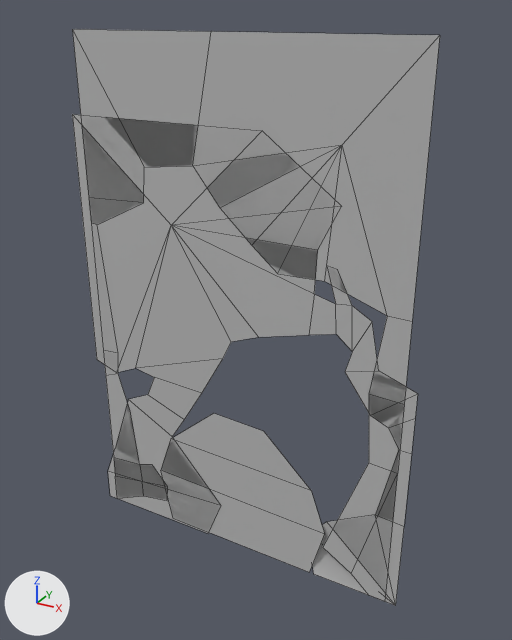
Two versions of the FBX model Assets/Art/Environments/WalnutGrove/2D_WG/MDL_WG_Planes.fbx, one commit apart.
Camera for both pictures: a camera (50 mm lens) standing at (9.11, -15.42, 15.68) and looking at (0.38, 0.46, 7.75). Every picture has the same lights, and +X, +Y and +Z are marked at lower left. Mesh edges are drawn as thin lines. Where no turn or scale is listed for an object, it has been applied to the vertices.

Names of what the first picture shows: 'MDL_WG_BushP', 'MDL_WG_FrontP', 'MDL_WG_MiddleP'.
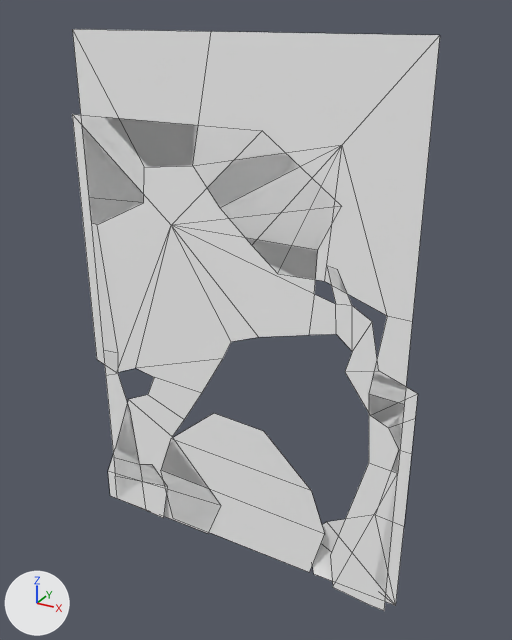
The change, as JSON lines over the scene's bpy script:
```json
{"op": "add", "block": "mat_mat_wg_planes1", "code": ["mat_mat_wg_planes1 = principled_material('MAT_WG_Planes1')", "mat_mat_wg_planes1.base_color = (1.0, 1.0, 1.0)  # white #ffffff"]}
{"block": "me_mesh_002", "where": "me_mesh_002.from_pydata(...)  # 45 vertices, 27 faces; spans x -5.2..5.2, y 0.0..0.31, z 0.0..12.99"}
{"op": "remove", "block": "me_mesh_002", "code": "me_mesh_002.materials.append(mat_mat_wg_planes)  # grey #bcbcbc"}
{"op": "add", "block": "me_mesh_002", "code": "me_mesh_002.materials.append(mat_mat_wg_planes1)  # white #ffffff"}
{"block": "me_mesh", "where": "me_mesh.from_pydata(...)  # 38 vertices, 21 faces; spans x -4.9..4.9, y 0.0, z 0.0..15.2"}
{"block": "me_mesh", "where": "# used by ob_mdl_wg_frontp; location = (0.0, 0.0, 0.0)"}
{"op": "remove", "block": "me_mesh", "code": "me_mesh.materials.append(mat_mat_wg_planes)  # grey #bcbcbc"}
{"block": "me_mesh", "change": "me_mesh part 1"}
{"op": "set", "path": "me_mesh.vertices[2].co", "old": "(4.9, 0.0, 0.0)", "new": "(4.9, 0.0, -0.4)", "note": "pixel (385, 601) -> pixel (384, 610)"}
{"op": "set", "path": "me_mesh.vertices[4].co", "old": "(4.4, 0.0, 0.0)", "new": "(4.4, 0.0, -0.4)", "note": "pixel (369, 595) -> pixel (368, 604)"}
{"op": "set", "path": "me_mesh.vertices[24].co", "old": "(2.9, 0.0, 1.1)", "new": "(3.1, 0.0, 1.0)", "note": "pixel (322, 547) -> pixel (330, 555)"}
{"op": "set", "path": "me_mesh.vertices[25].co", "old": "(3.8, 0.0, 0.5)", "new": "(3.3, 0.0, -0.2)", "note": "pixel (351, 573) -> pixel (332, 587)"}
{"block": "me_mesh", "change": "me_mesh part 2"}
{"op": "set", "path": "me_mesh.vertices[5].co", "old": "(-3.7, 0.0, 0.5)", "new": "(-3.6, -0.1, 0.1)", "note": "pixel (143, 495) -> pixel (146, 510)"}
{"op": "set", "path": "me_mesh.vertices[6].co", "old": "(-2.7, 0.0, 0.7)", "new": "(-2.8, -0.1, 0.1)", "note": "pixel (167, 500) -> pixel (163, 517)"}
{"op": "add", "block": "me_mesh", "code": "me_mesh.materials.append(mat_mat_wg_planes1)  # white #ffffff"}
{"block": "me_mesh_001", "where": "me_mesh_001.from_pydata(...)  # 8 vertices, 3 faces; spans x -2.92..2.92, y 0.0, z 0.0..4.64"}
{"op": "remove", "block": "me_mesh_001", "code": "me_mesh_001.materials.append(mat_mat_wg_planes)  # grey #bcbcbc"}
{"op": "add", "block": "me_mesh_001", "code": "me_mesh_001.materials.append(mat_mat_wg_planes1)  # white #ffffff"}
```

Location of each change, [x1, y1, x2, y2] in pixels of the pictures (512 x 640 px; the box of a moved part takes in the faces that stretch with it):
```json
{"object": "MDL_WG_FrontP", "change": "recoloured, reshaped", "before": [72, 29, 440, 601], "after": [72, 29, 440, 611]}
{"object": "MDL_WG_MiddleP", "change": "recoloured", "before": [72, 114, 418, 606], "after": [72, 114, 418, 606]}
{"object": "MDL_WG_BushP", "change": "recoloured", "before": [161, 413, 325, 572], "after": [161, 413, 325, 572]}
{"part": 1, "of": "me_mesh", "change": "moved or reshaped", "before": [323, 463, 398, 601], "after": [330, 463, 398, 611]}
{"part": 2, "of": "me_mesh", "change": "moved or reshaped", "before": [115, 476, 168, 500], "after": [115, 476, 168, 518]}
```
